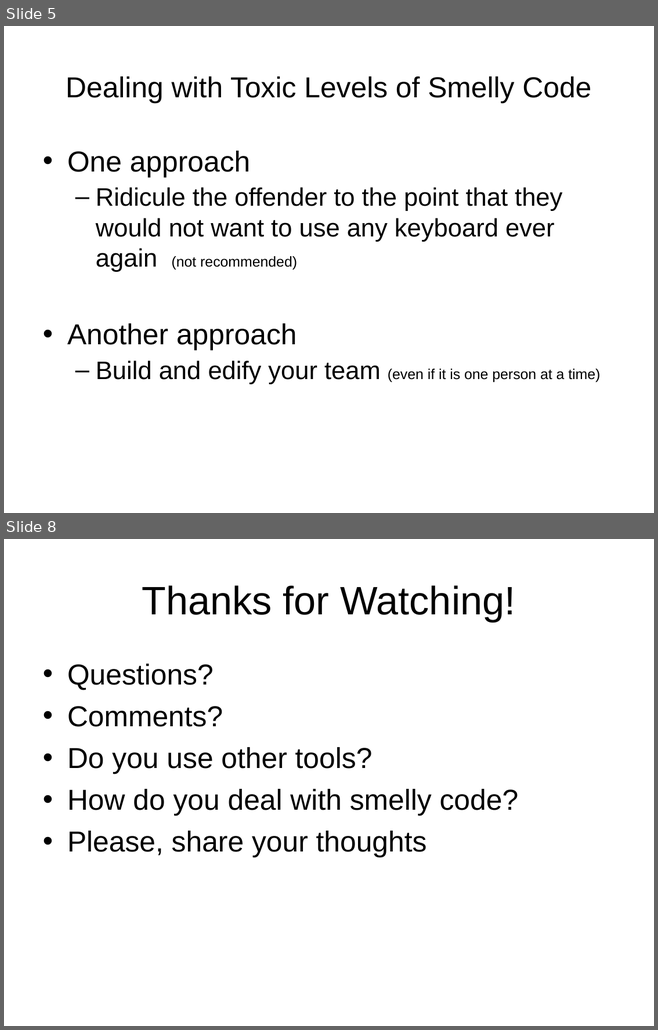
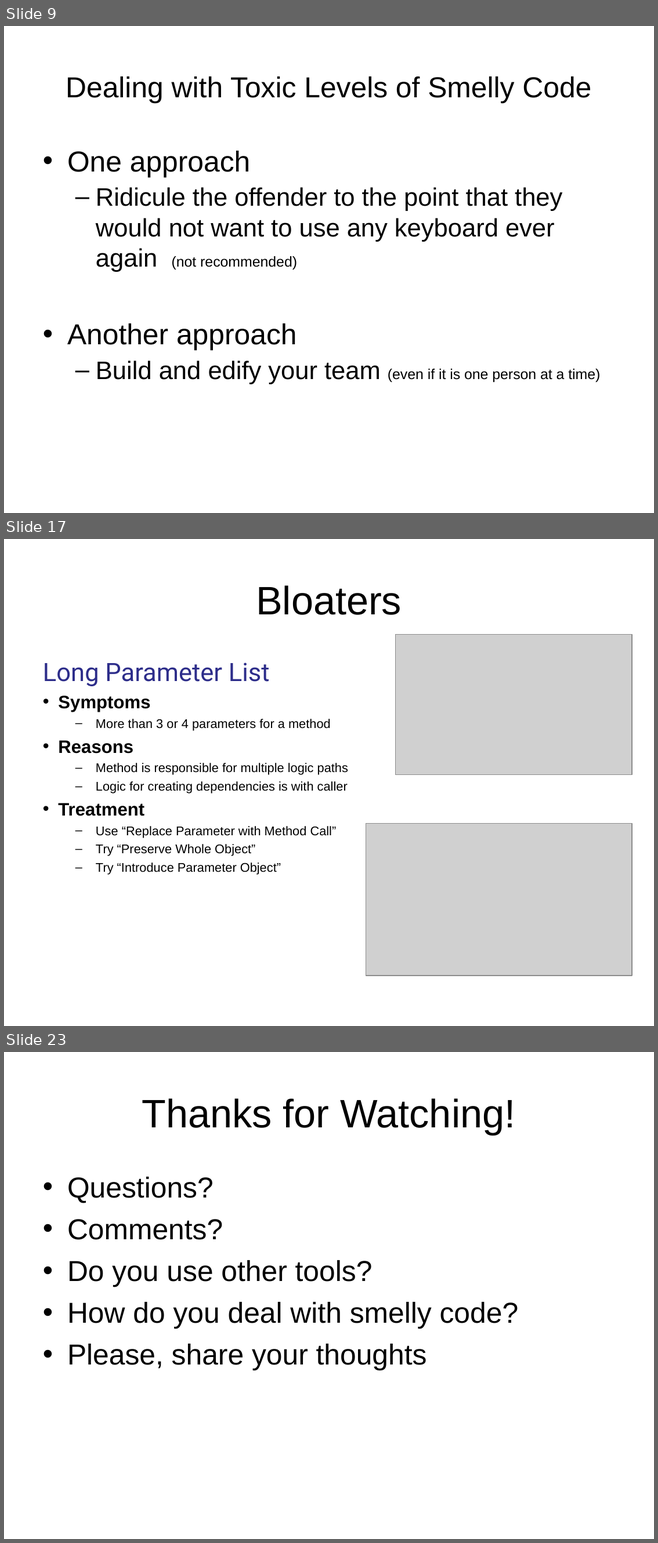
Before and after one commit to anibalvelarde/CodeSmells, a slide deck: DevelopingANoseForCodeSmells.ppt. Shown one above the other, each under a label of ours: slides 5 and 8 before the commit, slides 9, 17 and 23 after it; the slides between them are not shown. The pictures are 658x1030 and 658x1543 pixels, drawn with LibreOffice and Linux fonts; fonts in the diff are those of the drawing; grey boxes stand for pictures; background and template pictures are left out. Boxes give left, top, right and bottom in pixels: in the first picture for what was removed or moved away, otherwise in the second. Text is boxed around its words. In the diff, an @@ line names an element or a change of style, - is before the commit and + after.

Commit message:
Added more pages to the presentation
Discussed more cases of Bloaters and Couplers

```diff
--- a/DevelopingANoseForCodeSmells.ppt
+++ b/DevelopingANoseForCodeSmells.ppt
@@ slide 17 added at [4,539,654,1026], background picture (left out) @@
@@ title added at [256,585,401,615], 44 pt, text #000000 @@
+Bloaters
@@ picture added at [395,635,632,775] @@
@@ text added at [43,663,348,874], 14 pt, text #000000 @@
+Long Parameter List
+• Symptoms
+  – More than 3 or 4 parameters for a method
+• Reasons
+  – Method is responsible for multiple logic paths
+  – Logic for creating dependencies is with caller
+• Treatment
+  – Use “Replace Parameter with Method Call”
+  – Try “Preserve Whole Object”
+  – Try “Introduce Parameter Object”
@@ picture added at [365,824,632,976] @@
@@ what was slide 5 is now slide 9 @@
@@ what was slide 8 is now slide 23 @@
```
Also in this commit, not shown: 4 slides changed, 14 other slides added, 7 other files.
